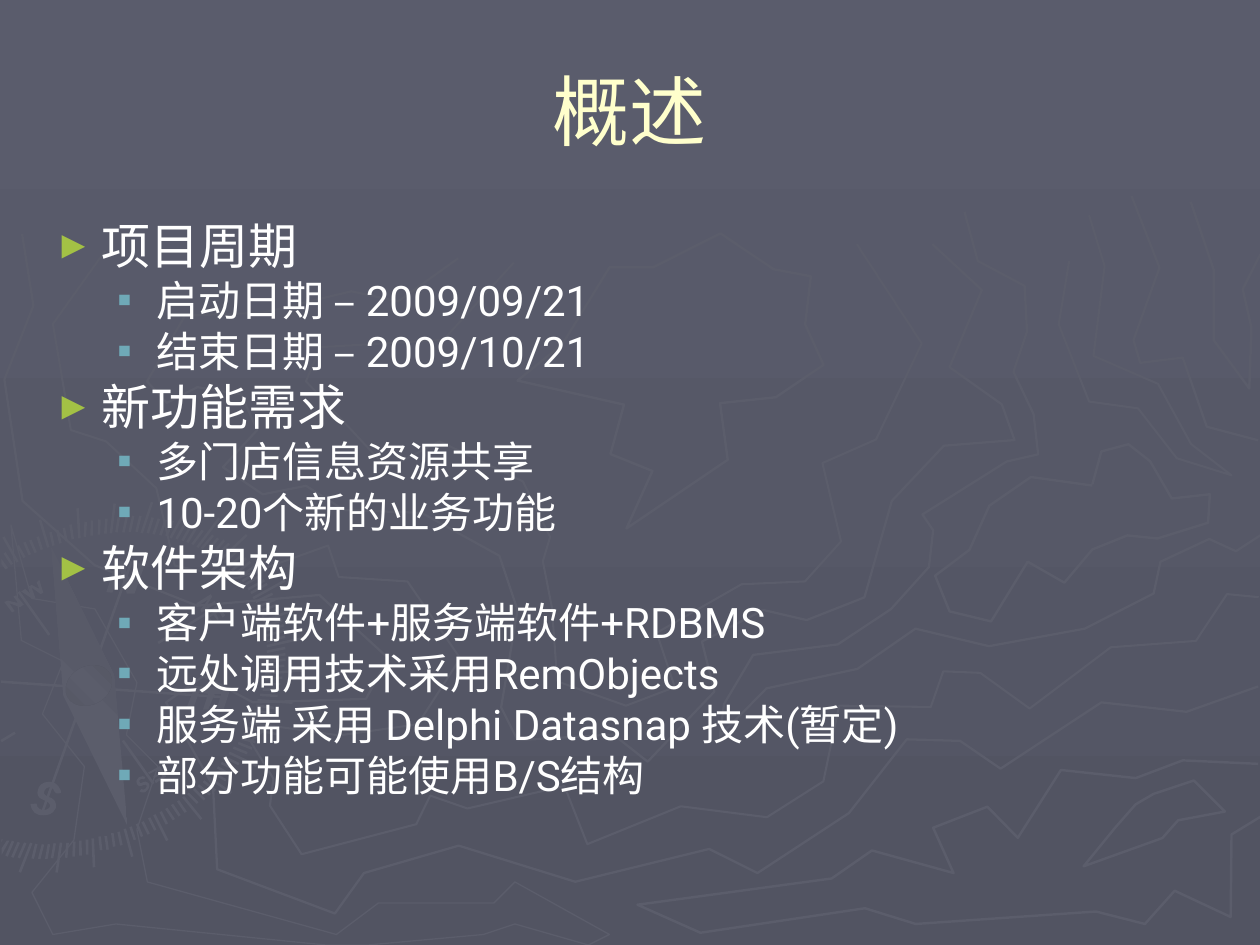
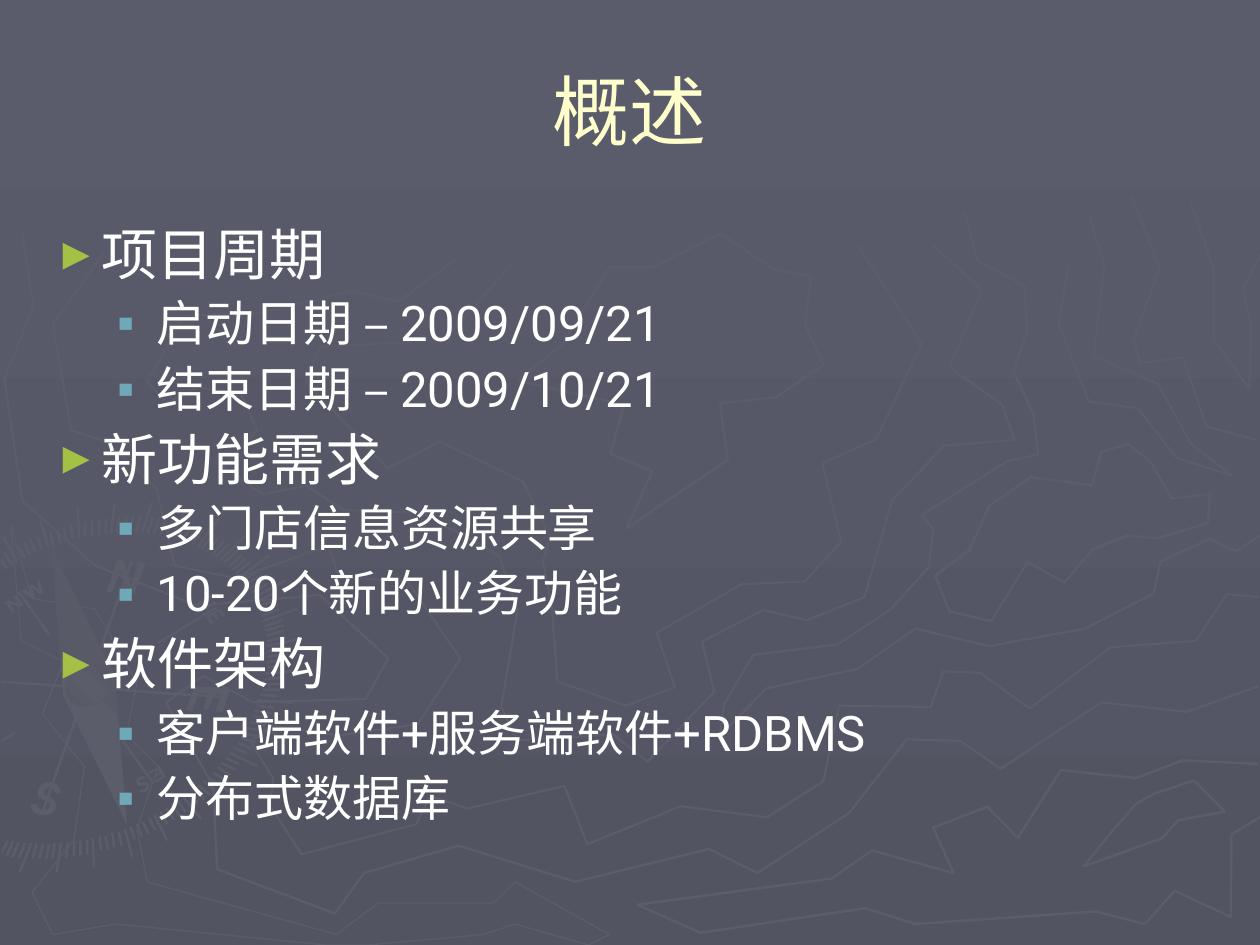
Before and after one commit to honj51/ideacode, a slide deck: slide 2 of doc/房产中介管理/2阶段项目计划.ppt. Drawn at 1260x945 pixels with LibreOffice and Linux fonts; fonts in the diff are those of the drawing. Boxes give left, top, right and bottom in pixels: in the first picture for what was removed or moved away, otherwise in the second. Text is boxed around its words. In the diff, an @@ line names an element or a change of style, - is before the commit and + after.

```diff
--- a/doc/房产中介管理/2阶段项目计划.ppt
+++ b/doc/房产中介管理/2阶段项目计划.ppt
@@ text at [101, 228, 866, 755]: size 28 to 32 pt in "项目周期", "新功能需求", "软件架构"; size 24 to 28 pt in "启动日期 – 2009/09/21", "结束日期 – 2009/10/21", "多门店信息资源共享", "10-20个新的业务功能" and 1 more places; line spacing 0.8 to 0.9; more space between paragraphs @@
@@ text at [157, 775, 451, 820]: text changed; size 24 to 28 pt @@
-  ▪ 远处调用技术采用RemObjects
-  ▪ 服务端 采用 Delphi Datasnap 技术(暂定)
-  ▪ 部分功能可能使用B/S结构
+  ▪ 分布式数据库
```
Also in this commit, not shown: 2 other slides changed, 1 slide added, 3 other files.
